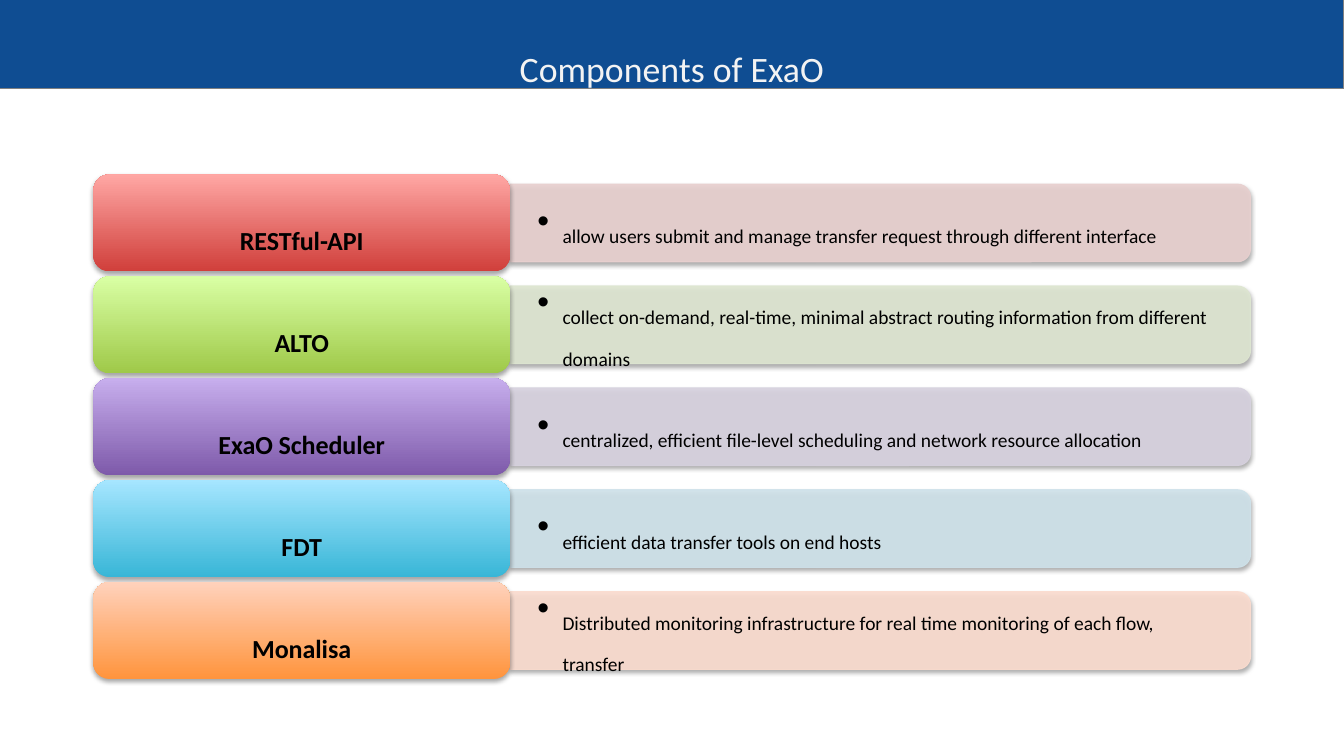
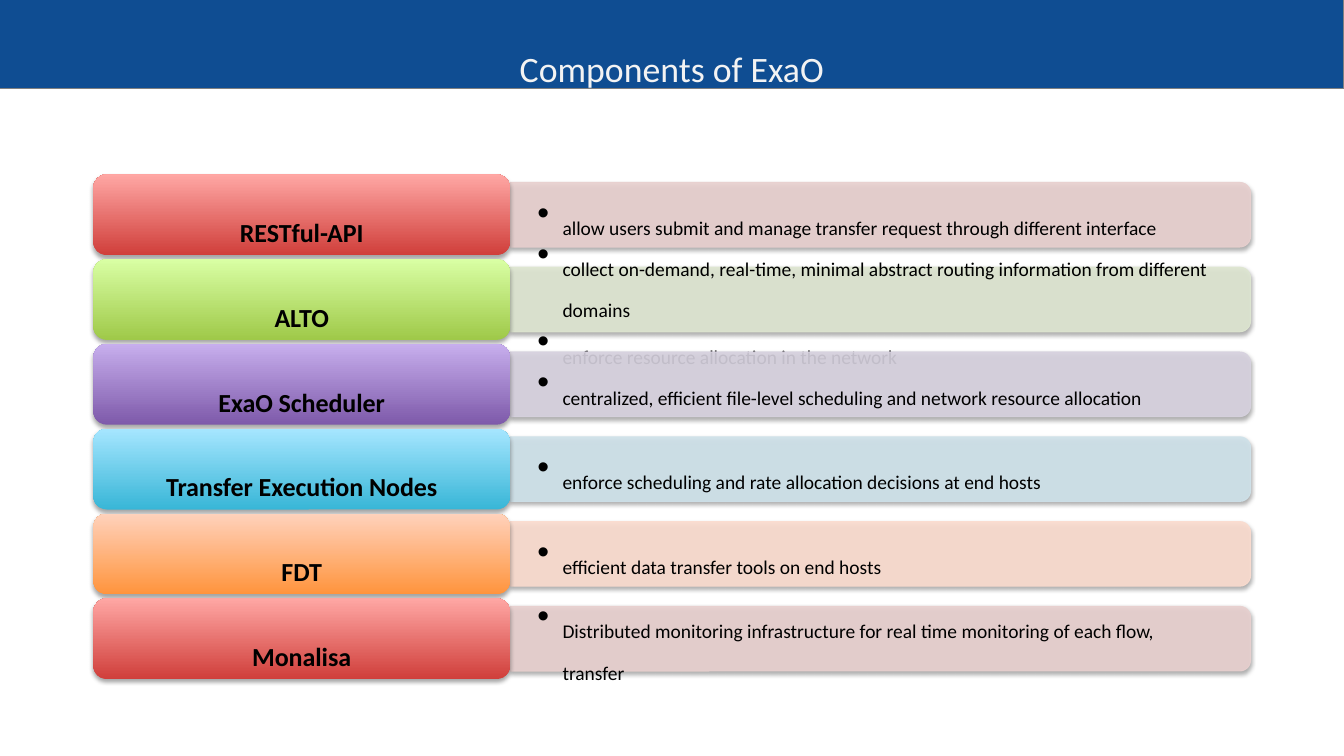
Before and after one commit to snlab/sc16, a slide deck: slide 8 of slides/cms-demo-v3.pptx. Drawn at 1344x756 pixels with LibreOffice and Linux fonts; fonts in the diff are those of the drawing. Boxes give left, top, right and bottom in pixels: in the first picture for what was removed or moved away, otherwise in the second. Text is boxed around its words. In the diff, an @@ line names an element or a change of style, - is before the commit and + after.

```diff
--- a/slides/cms-demo-v3.pptx
+++ b/slides/cms-demo-v3.pptx
@@ rounded rectangle: place and size @@
-rounded rectangle at (94, 174, 510, 271)
+rounded rectangle at (94, 174, 510, 255)
@@ text "RESTful-API": place and size @@
-text "RESTful-API" at (240, 231, 364, 250)
+text "RESTful-API" at (240, 223, 364, 242)
@@ text "allow users submit and manage ...": place and size @@
-text "allow users submit and manage ..." at (563, 229, 1156, 247)
+text "allow users submit and manage ..." at (563, 221, 1156, 239)
@@ round same rect: place and size @@
-round same rect at (510, 185, 1251, 262)
+round same rect at (510, 183, 1251, 248)
@@ rounded rectangle: place and size @@
-rounded rectangle at (94, 276, 510, 373)
+rounded rectangle at (94, 259, 510, 340)
@@ text "ALTO": place and size @@
-text "ALTO" at (275, 335, 329, 352)
+text "ALTO" at (275, 310, 329, 327)
@@ text "collect on-demand, real-time, minimal abstract ...": place and size @@
-text "collect on-demand, real-time, minimal abstract ..." at (563, 310, 1207, 372)
+text "collect on-demand, real-time, minimal abstract ..." at (563, 260, 1207, 352)
@@ round same rect: place and size @@
-round same rect at (510, 286, 1251, 364)
+round same rect at (510, 268, 1251, 332)
@@ rounded rectangle: place and size @@
-rounded rectangle at (94, 378, 510, 475)
+rounded rectangle at (94, 344, 510, 424)
@@ text "ExaO Scheduler": place and size @@
-text "ExaO Scheduler" at (218, 436, 385, 454)
+text "ExaO Scheduler" at (218, 394, 385, 412)
@@ text "centralized, efficient file-level scheduling and ...": place and size @@
-text "centralized, efficient file-level scheduling and ..." at (563, 433, 1141, 451)
+text "centralized, efficient file-level scheduling and ..." at (563, 391, 1141, 409)
@@ round same rect: place and size @@
-round same rect at (510, 388, 1251, 466)
+round same rect at (510, 352, 1251, 417)
@@ text at (563, 348, 897, 352): paragraph added @@
+  •• enforce resource allocation in the network
@@ rounded rectangle: place and size @@
-rounded rectangle at (94, 480, 510, 577)
+rounded rectangle at (94, 429, 510, 509)
@@ round same rect: place and size @@
-round same rect at (510, 490, 1251, 568)
+round same rect at (510, 437, 1251, 502)
@@ rounded rectangle: place and size @@
-rounded rectangle at (94, 582, 510, 679)
+rounded rectangle at (94, 513, 510, 594)
@@ text "FDT": place and size @@
-text "FDT" at (281, 539, 322, 556)
+text "FDT" at (281, 564, 322, 581)
@@ text "efficient data transfer tools on ...": place and size @@
-text "efficient data transfer tools on ..." at (563, 535, 881, 549)
+text "efficient data transfer tools on ..." at (563, 560, 881, 574)
@@ round same rect: place and size @@
-round same rect at (510, 592, 1251, 669)
+round same rect at (510, 522, 1251, 586)
@@ group added at (94, 475, 1251, 680): 2 texts, 1 round same rect, 1 rounded rectangle @@
+  •• enforce scheduling and rate allocation decisions at end hosts
+Transfer Execution Nodes
@@ text "Monalisa": place and size @@
-text "Monalisa" at (252, 639, 351, 659)
+text "Monalisa" at (252, 647, 351, 666)
@@ text "Distributed monitoring infrastructure for real ..." rewrapped from (563, 616, 1154, 677) to (563, 624, 1154, 642) @@
```
Also in this commit, not shown: 5 other slides changed, 5 slides added, 1 slide removed, 2 other files.
